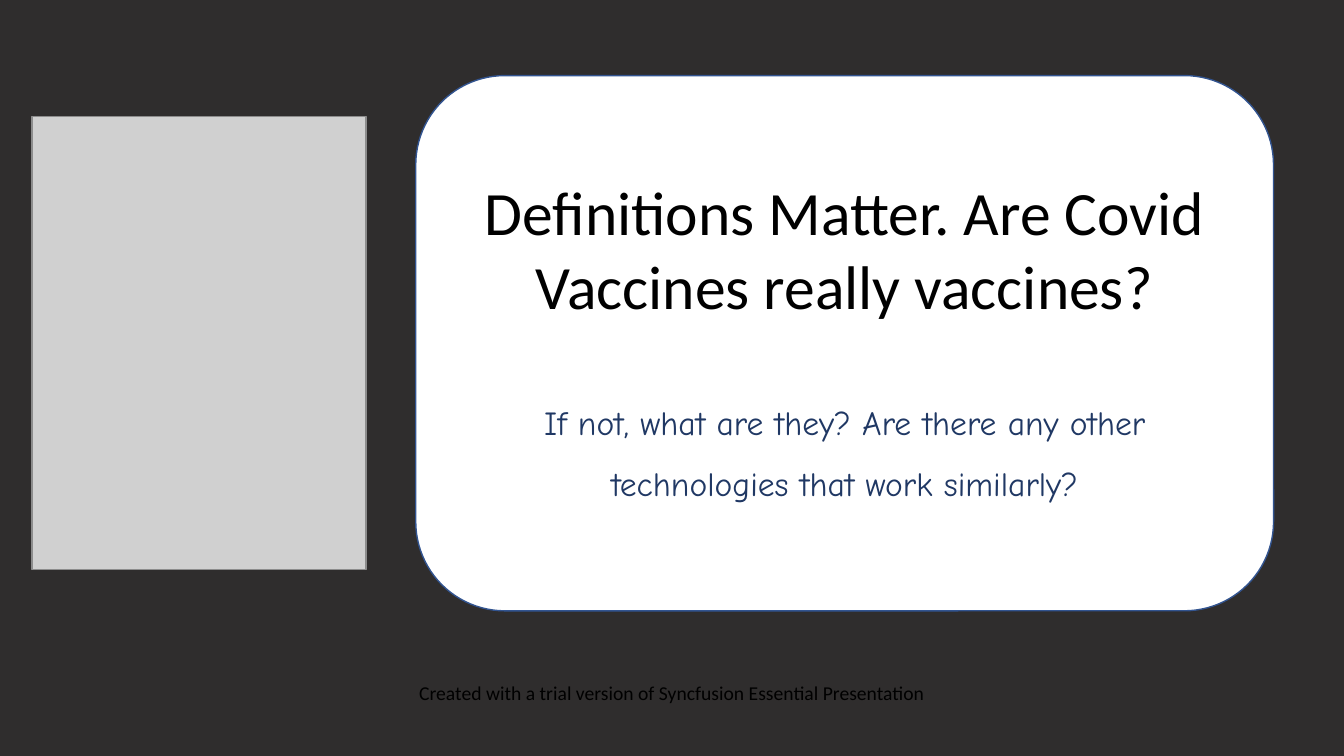
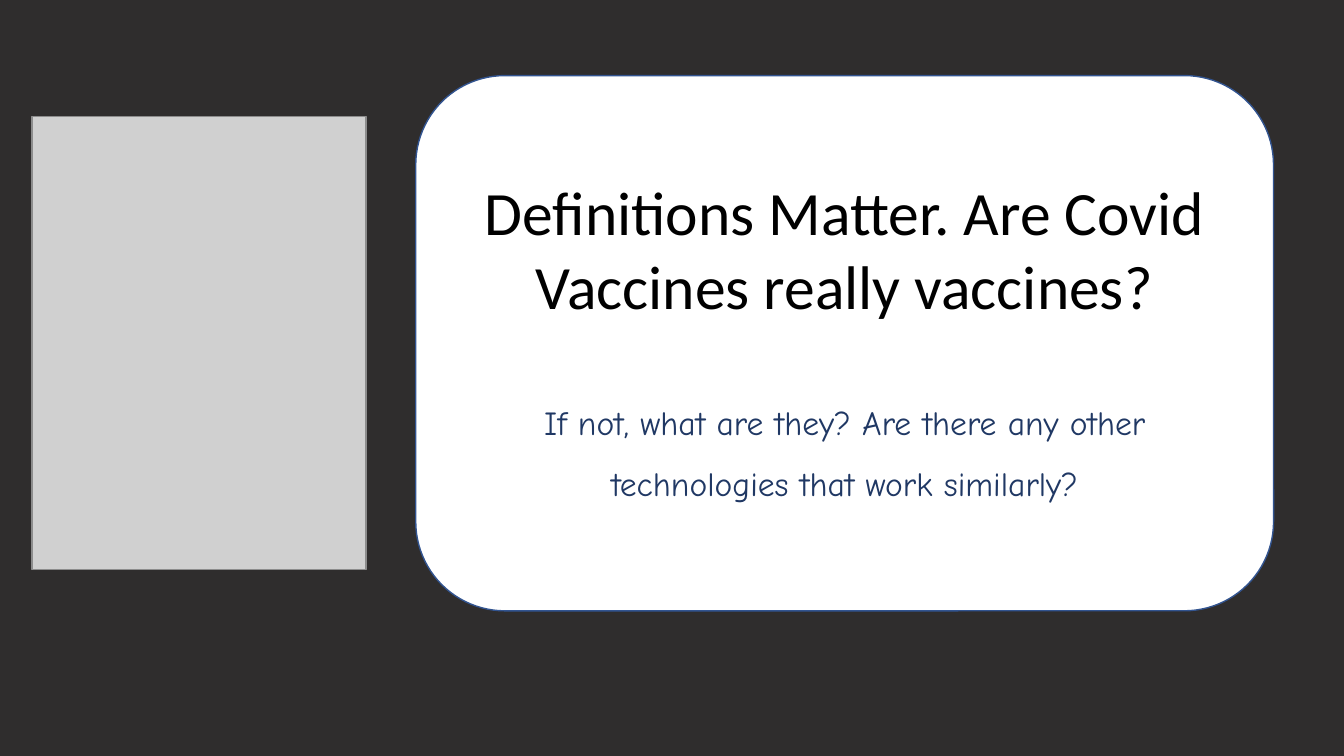
Before and after one commit to TheoKand/FactCheckThisBitch, a slide deck: slide 1 of Media/Render/template.pptx. Drawn at 1344x756 pixels with LibreOffice and Linux fonts; fonts in the diff are those of the drawing; grey boxes stand for pictures. Boxes give left, top, right and bottom in pixels: in the first picture for what was removed or moved away, otherwise in the second. Text is boxed around its words. In the diff, an @@ line names an element or a change of style, - is before the commit and + after.

```diff
--- a/Media/Render/template.pptx
+++ b/Media/Render/template.pptx
@@ text removed at (419, 687, 924, 703) @@
-Created with a trial version of Syncfusion Essential Presentation
```
Also in this commit, not shown: 1 other slide changed, 2 slides added, 1 slide removed, 31 other files.
